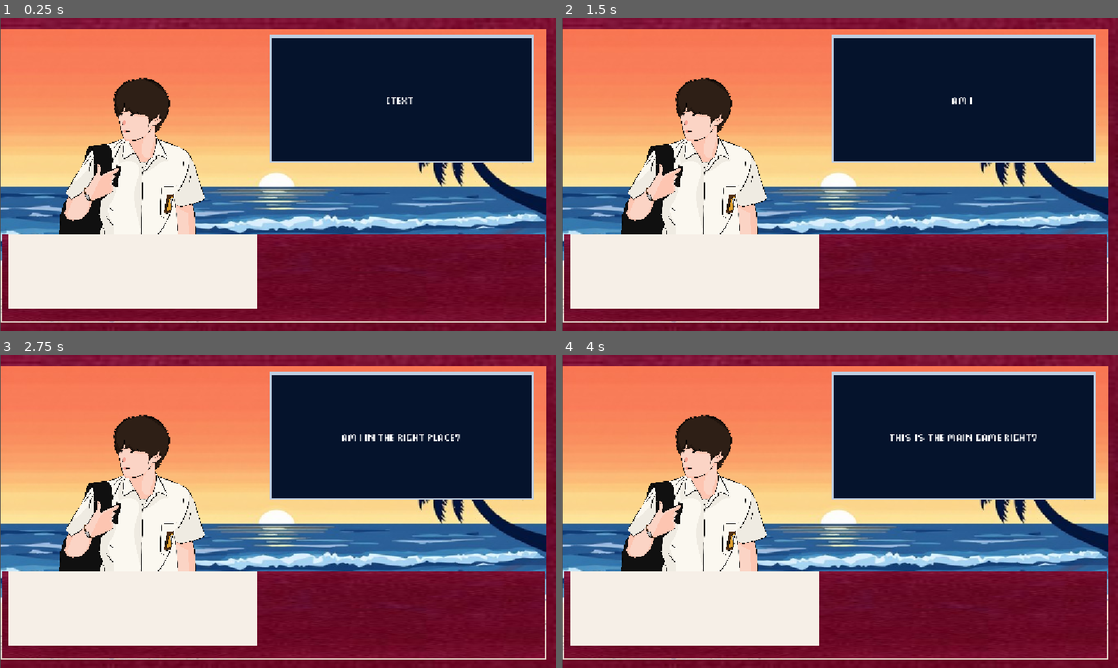
Above: before the commit, frames 1-4 (two rows, left to right).
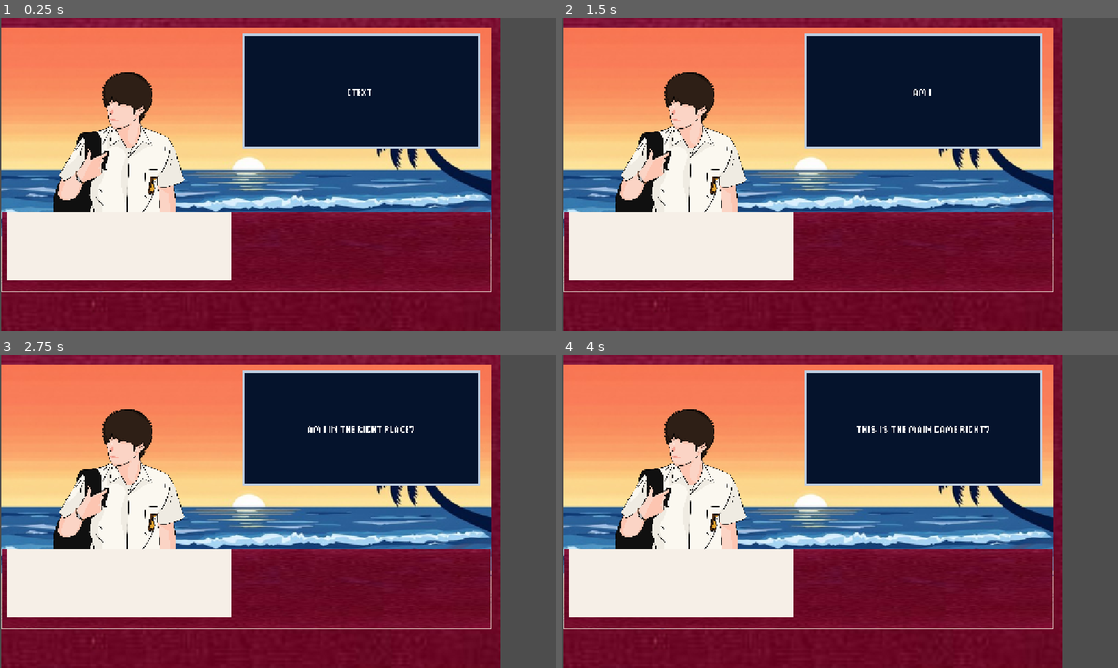
Above: after the commit, the same moments.

Repository: ButterM-40/Summer-Game-Jam-2026
Game: Godot game, scene res://src/main.tscn
The game is run twice, just before and just after one commit, with the same random seed, the same clock (stepped at 60 frames per second) and the same inputs. The engine's default icon, where the game draws it, is replaced by a stand-in: a white triangle on a blue panel in a dark square.
Inputs (mouse positions are in pixels of both pictures, inside the frame that each line leads up to):
- Up to frame 1 (0.25 s): no input
- Up to frame 2 (1.5 s): tap Enter (ui_accept) at 0.5, 0.77, 1.25 s; move the mouse to (962, 158) at 0.52 s; click (962, 158) at 0.67 s; drag from (728, 190) to (812, 237) at 1.27 s
- Up to frame 3 (2.75 s): move the mouse to (333, 442) at 2.02 s; click (333, 442) at 2.17 s
- Up to frame 4 (4 s): tap Enter (ui_accept) at 2.75, 3.77 s; drag from (812, 574) to (673, 464) at 2.77 s; move the mouse to (1006, 558) at 3.52 s; click (1006, 558) at 3.67 s

The runs differ from the first frame. In frame 1, 40% of the frame differs, in the area x 0-100%, y 0-100%; in frame 2, 40%; in frame 3, 41%; in frame 4, 41%.

Commit message:
Scoopable

Diff:
--- /dev/null
+++ b/helper/DraggableItem.tscn
@@ -0,0 +1,38 @@
+[gd_scene load_steps=3 format=3]
+
+[ext_resource type="Script" path="res://helper/draggable_item.gd" id="1_item"]
+
+[sub_resource type="StyleBoxFlat" id="StyleBoxFlat_item_box"]
+bg_color = Color(0.88, 0.89, 0.94, 1)
+border_width_left = 2
+border_width_top = 2
+border_width_right = 2
+border_width_bottom = 2
+border_color = Color(0.6, 0.6, 0.68, 1)
+corner_radius_top_left = 8
+corner_radius_top_right = 8
+corner_radius_bottom_right = 8
+corner_radius_bottom_left = 8
+
+[node name="DraggableItem" type="Panel"]
+custom_minimum_size = Vector2(80, 80)
+offset_right = 80.0
+offset_bottom = 80.0
+mouse_filter = 0
+theme_override_styles/panel = SubResource("StyleBoxFlat_item_box")
+script = ExtResource("1_item")
+
+[node name="Icon" type="TextureRect" parent="."]
+layout_mode = 1
+anchors_preset = 15
+anchor_right = 1.0
+anchor_bottom = 1.0
+offset_left = 8.0
+offset_top = 8.0
+offset_right = -8.0
+offset_bottom = -8.0
+grow_horizontal = 2
+grow_vertical = 2
+mouse_filter = 2
+expand_mode = 1
+stretch_mode = 5
--- /dev/null
+++ b/helper/draggable_item.gd
@@ -0,0 +1,65 @@
+extends Panel
+class_name DraggableItem
+
+signal topping_clicked(data: Dictionary)
+
+enum ItemType { BASE, SCOOP, TOPPING }
+
+@export var item_type: ItemType = ItemType.BASE
+@export var item_id: String = ""
+@export var texture: Texture2D:
+	set(value):
+		texture = value
+		if icon:
+			icon.texture = value
+## Must match the scale IceCreamStand applies to this item type, so the drag
+## preview is the same size/position as where it will actually land.
+@export var display_scale: float = 1.0
+## Toppings normally nestle into the seam between overlapping ice cream
+## pieces (see IceCreamStand.topping_valley_bias). Enable this for toppings
+## that should instead always sit right on the very top, like a cherry.
+@export var lands_on_peak: bool = false
+
+@onready var icon: TextureRect = $Icon
+
+
+func _ready() -> void:
+	icon.texture = texture
+
+
+func _gui_input(event: InputEvent) -> void:
+	if item_type != ItemType.TOPPING:
+		return
+	if event is InputEventMouseButton and event.button_index == MOUSE_BUTTON_LEFT and event.pressed:
+		topping_clicked.emit({
+			"type": item_type,
+			"id": item_id,
+			"texture": texture,
+			"lands_on_peak": lands_on_peak,
+		})
+
+
+## Base and scoop pieces are still placed via classic drag-and-drop. The
+## preview is centered on the cursor at full display scale, matching exactly
+## how IceCreamStand centers the piece on the drop point.
+func _get_drag_data(_at_position: Vector2) -> Variant:
+	if item_type == ItemType.TOPPING:
+		return null
+
+	var preview_size: Vector2 = texture.get_size() * display_scale
+	var preview := TextureRect.new()
+	preview.texture = texture
+	preview.size = preview_size
+	preview.position = -preview_size / 2.0
+	preview.modulate.a = 0.85
+	preview.mouse_filter = Control.MOUSE_FILTER_IGNORE
+	var wrapper := Control.new()
+	wrapper.mouse_filter = Control.MOUSE_FILTER_IGNORE
+	wrapper.add_child(preview)
+	set_drag_preview(wrapper)
+
+	return {
+		"type": item_type,
+		"id": item_id,
+		"texture": texture,
+	}
--- /dev/null
+++ b/helper/falling_topping.gd
@@ -0,0 +1,22 @@
+extends TextureRect
+class_name FallingTopping
+
+var gravity: float = 1800.0
+var rotation_speed: float = 0.0
+## Y (in the parent's local space) this node's top-left should stop falling at.
+var target_y: float = 0.0
+
+var _velocity_y: float = 0.0
+var _landed: bool = false
+
+
+func _process(delta: float) -> void:
+	if _landed:
+		return
+	_velocity_y += gravity * delta
+	position.y += _velocity_y * delta
+	rotation += rotation_speed * delta
+	if position.y >= target_y:
+		position.y = target_y
+		_landed = true
+		set_process(false)
--- /dev/null
+++ b/helper/ice_cream_stand.gd
@@ -0,0 +1,139 @@
+extends Control
+class_name IceCreamStand
+
+@export var base_scale: float = 1.15
+@export var scoop_scale: float = 1.15
+@export var topping_scale: float = 0.7
+## Y level (in this control's local space) toppings settle on when they don't land on any ice cream.
+@export var floor_y: float = 660.0
+@export var topping_gravity: float = 1800.0
+## Max spin speed (radians/sec) a falling topping is given, randomized per drop.
+@export var topping_spin_speed: float = 6.0
+## When a topping's column overlaps more than one ice cream piece, how far it
+## sinks from the tallest piece's peak toward its neighbor's top (0 = sits
+## right on the peak like before, 1 = sits fully on the neighbor). 0.5 nestles
+## it in the seam between the two so it doesn't look like it's floating on
+## top of a single scoop.
+@export_range(0.0, 1.0) var topping_valley_bias: float = 0.5
+
+var _armed_topping: Dictionary = {}
+var _armed_preview: TextureRect = null
+
+
+func _can_drop_data(_at_position: Vector2, data: Variant) -> bool:
+	return typeof(data) == TYPE_DICTIONARY and data.has("type")
+
+
+func _drop_data(at_position: Vector2, data: Variant) -> void:
+	match data["type"]:
+		DraggableItem.ItemType.BASE:
+			_place_free(data, at_position, base_scale)
+		DraggableItem.ItemType.SCOOP:
+			_place_free(data, at_position, scoop_scale)
+
+
+## Selects a topping to follow the cursor; click anywhere on the stand to
+## drop it from that exact spot, or right-click to cancel.
+func arm_topping(data: Dictionary) -> void:
+	_armed_topping = data
+	if _armed_preview == null:
+		_armed_preview = TextureRect.new()
+		_armed_preview.mouse_filter = Control.MOUSE_FILTER_IGNORE
+		_armed_preview.modulate.a = 0.85
+		add_child(_armed_preview)
+	_armed_preview.texture = data["texture"]
+	_armed_preview.size = data["texture"].get_size()
+	_armed_preview.scale = Vector2(topping_scale, topping_scale)
+	_update_armed_preview_position()
+
+
+func _process(_delta: float) -> void:
+	if _armed_preview:
+		_update_armed_preview_position()
+
+
+func _update_armed_preview_position() -> void:
+	var scaled_size: Vector2 = _armed_preview.texture.get_size() * topping_scale
+	_armed_preview.position = get_local_mouse_position() - scaled_size / 2.0
+
+
+func _gui_input(event: InputEvent) -> void:
+	if _armed_topping.is_empty():
+		return
+	if event is InputEventMouseButton and event.pressed:
+		if event.button_index == MOUSE_BUTTON_LEFT:
+			var data := _armed_topping
+			var drop_point: Vector2 = event.position
+			_cancel_armed_topping()
+			spawn_falling_topping(data, drop_point)
+		elif event.button_index == MOUSE_BUTTON_RIGHT:
+			_cancel_armed_topping()
+
+
+func _cancel_armed_topping() -> void:
+	_armed_topping = {}
+	if _armed_preview:
+		_armed_preview.queue_free()
+		_armed_preview = null
+
+
+func _make_display(data: Dictionary, scale_factor: float) -> TextureRect:
+	var display := TextureRect.new()
+	display.texture = data["texture"]
+	display.size = data["texture"].get_size()
+	display.pivot_offset = Vector2.ZERO
+	display.scale = Vector2(scale_factor, scale_factor)
+	display.mouse_filter = Control.MOUSE_FILTER_IGNORE
+	display.set_meta("item_type", data["type"])
+	return display
+
+
+func _place_free(data: Dictionary, at_position: Vector2, scale_factor: float) -> void:
+	var display := _make_display(data, scale_factor)
+	display.position = at_position - display.texture.get_size() * scale_factor / 2.0
+	add_child(display)
+
+
+## Drops the topping from wherever the cursor released it and lets it fall
+## (with a bit of tumble) until it nestles into the seam between the ice
+## cream pieces it overlaps (rather than perching on the very top of one, so
+## it doesn't look like it's floating), or settles at floor_y (the counter,
+## alongside the cone) if it doesn't fall on any ice cream at all.
+func spawn_falling_topping(data: Dictionary, start_position: Vector2) -> void:
+	var tex: Texture2D = data["texture"]
+	var tex_size: Vector2 = tex.get_size()
+	var scaled_size: Vector2 = tex_size * topping_scale
+	var drop_x: float = clamp(start_position.x, 0.0, size.x)
+
+	var falling := FallingTopping.new()
+	falling.texture = tex
+	falling.size = tex_size
+	falling.pivot_offset = tex_size / 2.0
+	falling.scale = Vector2(topping_scale, topping_scale)
+	falling.mouse_filter = Control.MOUSE_FILTER_IGNORE
+	falling.set_meta("item_type", DraggableItem.ItemType.TOPPING)
+	falling.position = Vector2(drop_x, start_position.y) - scaled_size / 2.0
+	falling.gravity = topping_gravity
+	falling.rotation_speed = randf_range(-topping_spin_speed, topping_spin_speed)
+	var use_valley: bool = not data.get("lands_on_peak", false)
+	falling.target_y = _surface_y_at(drop_x, use_valley) - scaled_size.y
+	add_child(falling)
+
+
+func _surface_y_at(drop_x: float, use_valley: bool = true) -> float:
+	var tops: Array[float] = []
+	for child in get_children():
+		if child.get_meta("item_type", DraggableItem.ItemType.TOPPING) == DraggableItem.ItemType.TOPPING:
+			continue
+		var rect := Rect2(child.position, child.texture.get_size() * child.scale)
+		if drop_x >= rect.position.x and drop_x <= rect.position.x + rect.size.x:
+			tops.append(rect.position.y)
+
+	if tops.is_empty():
+		return floor_y
+
+	tops.sort()
+	if not use_valley or tops.size() == 1:
+		return tops[0]
+
+	return lerp(tops[0], tops[1], topping_valley_bias)
--- a/project.godot
+++ b/project.godot
@@ -17,6 +17,8 @@
 
 [display]
 
+window/size/viewport_width=1280
+window/size/viewport_height=720
 window/stretch/mode="canvas_items"
 window/stretch/aspect="expand"
 
--- /dev/null
+++ b/src/u_game_main.gd
@@ -0,0 +1 @@
+extends Control
--- /dev/null
+++ b/template.gd
@@ -0,0 +1,21 @@
+extends Control
+
+@onready var stand: IceCreamStand = $Stand
+
+
+func _ready() -> void:
+	for item in _find_draggable_items(self):
+		item.topping_clicked.connect(_on_topping_clicked)
+
+
+func _on_topping_clicked(data: Dictionary) -> void:
+	stand.arm_topping(data)
+
+
+func _find_draggable_items(node: Node) -> Array:
+	var result: Array = []
+	for child in node.get_children():
+		if child is DraggableItem:
+			result.append(child)
+		result.append_array(_find_draggable_items(child))
+	return result
--- /dev/null
+++ b/template.tscn
@@ -0,0 +1,247 @@
+[gd_scene format=3 uid="uid://baoq2m7711y7u"]
+
+[ext_resource type="Script" uid="uid://dnkv5ip6kbphb" path="res://template.gd" id="1_dejbu"]
+[ext_resource type="Script" uid="uid://dt5t785hwf0y3" path="res://helper/ice_cream_stand.gd" id="2_stand"]
+[ext_resource type="PackedScene" path="res://helper/DraggableItem.tscn" id="3_item"]
+[ext_resource type="Texture2D" uid="uid://c5q3vs2owi8u3" path="res://assets/ice_cream_art/cone.png" id="4_cone"]
+[ext_resource type="Texture2D" uid="uid://dpp3sw1mr7pc" path="res://assets/ice_cream_art/cup.png" id="5_cup"]
+[ext_resource type="Texture2D" uid="uid://bcm4hrxejthak" path="res://assets/ice_cream_art/vanilla_scoop.png" id="6_vanilla"]
+[ext_resource type="Texture2D" uid="uid://f2tajjn4mgrn" path="res://assets/ice_cream_art/banana_scoop.png" id="7_banana"]
+[ext_resource type="Texture2D" uid="uid://hpf01pu5ib6s" path="res://assets/ice_cream_art/chocolate_scoop.png" id="8_chocolate"]
+[ext_resource type="Texture2D" uid="uid://cnpelxsp7q3d7" path="res://assets/ice_cream_art/neopolitan_scoop.png" id="9_neopolitan"]
+[ext_resource type="Texture2D" uid="uid://6b3pcetcyc1f" path="res://assets/ice_cream_art/strawberry_scoop.png" id="10_strawberry"]
+[ext_resource type="Texture2D" uid="uid://4ecb8ncapm5n" path="res://assets/ice_cream_art/toppings/cherry.png" id="11_cherry"]
+[ext_resource type="Texture2D" uid="uid://cdc4us8apyl6f" path="res://assets/ice_cream_art/toppings/sprinkles.png" id="12_sprinkles"]
+[ext_resource type="Texture2D" uid="uid://v0x8uno71spr" path="res://assets/ice_cream_art/toppings/choclates.png" id="13_choclates"]
+[ext_resource type="Texture2D" uid="uid://bma87gu76tx12" path="res://assets/ice_cream_art/toppings/gummy_bears.png" id="14_gummybears"]
+[ext_resource type="Texture2D" uid="uid://cooep6pi2f7l6" path="res://assets/ice_cream_art/toppings/marshmallows.png" id="15_marshmallows"]
+
+[sub_resource type="AtlasTexture" id="Atlas_cone"]
+atlas = ExtResource("4_cone")
+region = Rect2(410, 523, 123, 138)
+
+[sub_resource type="AtlasTexture" id="Atlas_cup"]
+atlas = ExtResource("5_cup")
+region = Rect2(58, 122, 139, 107)
+
+[sub_resource type="AtlasTexture" id="Atlas_vanilla"]
+atlas = ExtResource("6_vanilla")
+region = Rect2(402, 290, 139, 139)
+
+[sub_resource type="AtlasTexture" id="Atlas_banana"]
+atlas = ExtResource("7_banana")
+region = Rect2(402, 338, 139, 139)
+
+[sub_resource type="AtlasTexture" id="Atlas_chocolate"]
+atlas = ExtResource("8_chocolate")
+region = Rect2(402, 434, 139, 139)
+
+[sub_resource type="AtlasTexture" id="Atlas_neopolitan"]
+atlas = ExtResource("9_neopolitan")
+region = Rect2(402, 242, 139, 139)
+
+[sub_resource type="AtlasTexture" id="Atlas_strawberry"]
+atlas = ExtResource("10_strawberry")
+region = Rect2(402, 386, 139, 139)
+
+[sub_resource type="AtlasTexture" id="Atlas_cherry"]
+atlas = ExtResource("11_cherry")
+region = Rect2(56, 16, 31, 43)
+
+[sub_resource type="AtlasTexture" id="Atlas_sprinkles"]
+atlas = ExtResource("12_sprinkles")
+region = Rect2(20, 52, 103, 51)
+
+[sub_resource type="AtlasTexture" id="Atlas_choclates"]
+atlas = ExtResource("13_choclates")
+region = Rect2(21, 56, 97, 46)
+
+[sub_resource type="AtlasTexture" id="Atlas_gummybears"]
+atlas = ExtResource("14_gummybears")
+region = Rect2(24, 54, 91, 59)
+
+[sub_resource type="AtlasTexture" id="Atlas_marshmallows"]
+atlas = ExtResource("15_marshmallows")
+region = Rect2(16, 52, 107, 55)
+
+[sub_resource type="StyleBoxFlat" id="StyleBoxFlat_section"]
+bg_color = Color(1, 1, 1, 0)
+border_width_left = 2
+border_width_top = 2
+border_width_right = 2
+border_width_bottom = 2
+border_color = Color(0.7, 0.72, 0.78, 1)
+corner_radius_top_left = 10
+corner_radius_top_right = 10
+corner_radius_bottom_right = 10
+corner_radius_bottom_left = 10
+content_margin_left = 12.0
+content_margin_top = 10.0
+content_margin_right = 12.0
+content_margin_bottom = 12.0
+
+[node name="Template" type="Control"]
+anchors_preset = 15
+anchor_right = 1.0
+anchor_bottom = 1.0
+grow_horizontal = 2
+grow_vertical = 2
+script = ExtResource("1_dejbu")
+
+[node name="Background" type="ColorRect" parent="."]
+anchors_preset = 15
+anchor_right = 1.0
+anchor_bottom = 1.0
+grow_horizontal = 2
+grow_vertical = 2
+color = Color(0.9490196, 0.9490196, 0.972549, 0)
+
+[node name="Stand" type="Control" parent="."]
+anchor_right = 1.0
+anchor_bottom = 1.0
+offset_right = -320.0
+grow_horizontal = 2
+grow_vertical = 2
+script = ExtResource("2_stand")
+
+[node name="TrayPanel" type="ColorRect" parent="."]
+anchors_preset = 11
+anchor_left = 1.0
+anchor_right = 1.0
+anchor_bottom = 1.0
+offset_left = -320.0
+grow_horizontal = 0
+grow_vertical = 2
+color = Color(0.85882354, 0.85882354, 0.8901961, 0)
+
+[node name="Scroll" type="ScrollContainer" parent="TrayPanel"]
+anchor_right = 1.0
+anchor_bottom = 1.0
+grow_horizontal = 2
+grow_vertical = 2
+horizontal_scroll_mode = 0
+
+[node name="VBox" type="VBoxContainer" parent="TrayPanel/Scroll"]
+custom_minimum_size = Vector2(304, 0)
+layout_mode = 2
+theme_override_constants/separation = 14
+
+[node name="ToppingArea" type="PanelContainer" parent="TrayPanel/Scroll/VBox"]
+layout_mode = 2
+theme_override_styles/panel = SubResource("StyleBoxFlat_section")
+
+[node name="VBox" type="VBoxContainer" parent="TrayPanel/Scroll/VBox/ToppingArea"]
+layout_mode = 2
+theme_override_constants/separation = 8
+
+[node name="ToppingGrid" type="GridContainer" parent="TrayPanel/Scroll/VBox/ToppingArea/VBox"]
+layout_mode = 2
+theme_override_constants/h_separation = 12
+theme_override_constants/v_separation = 12
+columns = 3
+
+[node name="CherryItem" parent="TrayPanel/Scroll/VBox/ToppingArea/VBox/ToppingGrid" instance=ExtResource("3_item")]
+layout_mode = 2
+texture = SubResource("Atlas_cherry")
+item_type = 2
+item_id = "cherry"
+lands_on_peak = true
+
+[node name="SprinklesItem" parent="TrayPanel/Scroll/VBox/ToppingArea/VBox/ToppingGrid" instance=ExtResource("3_item")]
+layout_mode = 2
+texture = SubResource("Atlas_sprinkles")
+item_type = 2
+item_id = "sprinkles"
+
+[node name="ChoclatesItem" parent="TrayPanel/Scroll/VBox/ToppingArea/VBox/ToppingGrid" instance=ExtResource("3_item")]
+layout_mode = 2
+texture = SubResource("Atlas_choclates")
+item_type = 2
+item_id = "chocolates"
+
+[node name="GummyBearsItem" parent="TrayPanel/Scroll/VBox/ToppingArea/VBox/ToppingGrid" instance=ExtResource("3_item")]
+layout_mode = 2
+texture = SubResource("Atlas_gummybears")
+item_type = 2
+item_id = "gummy_bears"
+
+[node name="MarshmallowsItem" parent="TrayPanel/Scroll/VBox/ToppingArea/VBox/ToppingGrid" instance=ExtResource("3_item")]
+layout_mode = 2
+texture = SubResource("Atlas_marshmallows")
+item_type = 2
+item_id = "marshmallows"
+
+[node name="ScoopArea" type="PanelContainer" parent="TrayPanel/Scroll/VBox"]
+layout_mode = 2
+theme_override_styles/panel = SubResource("StyleBoxFlat_section")
+
+[node name="VBox" type="VBoxContainer" parent="TrayPanel/Scroll/VBox/ScoopArea"]
+layout_mode = 2
+theme_override_constants/separation = 8
+
+[node name="ScoopGrid" type="GridContainer" parent="TrayPanel/Scroll/VBox/ScoopArea/VBox"]
+layout_mode = 2
+theme_override_constants/h_separation = 12
+theme_override_constants/v_separation = 12
+columns = 3
+
+[node name="VanillaItem" parent="TrayPanel/Scroll/VBox/ScoopArea/VBox/ScoopGrid" instance=ExtResource("3_item")]
+layout_mode = 2
+texture = SubResource("Atlas_vanilla")
+item_type = 1
+item_id = "vanilla"
+display_scale = 1.15
+
+[node name="BananaItem" parent="TrayPanel/Scroll/VBox/ScoopArea/VBox/ScoopGrid" instance=ExtResource("3_item")]
+layout_mode = 2
+texture = SubResource("Atlas_banana")
+item_type = 1
+item_id = "banana"
+display_scale = 1.15
+
+[node name="ChocolateItem" parent="TrayPanel/Scroll/VBox/ScoopArea/VBox/ScoopGrid" instance=ExtResource("3_item")]
+layout_mode = 2
+texture = SubResource("Atlas_chocolate")
+item_type = 1
+item_id = "chocolate"
+display_scale = 1.15
+
+[node name="NeopolitanItem" parent="TrayPanel/Scroll/VBox/ScoopArea/VBox/ScoopGrid" instance=ExtResource("3_item")]
+layout_mode = 2
+texture = SubResource("Atlas_neopolitan")
+item_type = 1
+item_id = "neopolitan"
+display_scale = 1.15
+
+[node name="StrawberryItem" parent="TrayPanel/Scroll/VBox/ScoopArea/VBox/ScoopGrid" instance=ExtResource("3_item")]
+layout_mode = 2
+texture = SubResource("Atlas_strawberry")
+item_type = 1
+item_id = "strawberry"
+display_scale = 1.15
+
+[node name="BaseArea" type="PanelContainer" parent="TrayPanel/Scroll/VBox"]
+layout_mode = 2
+theme_override_styles/panel = SubResource("StyleBoxFlat_section")
+
+[node name="VBox" type="VBoxContainer" parent="TrayPanel/Scroll/VBox/BaseArea"]
+layout_mode = 2
+theme_override_constants/separation = 8
+
+[node name="BaseRow" type="HBoxContainer" parent="TrayPanel/Scroll/VBox/BaseArea/VBox"]
+layout_mode = 2
+theme_override_constants/separation = 12
+
+[node name="ConeItem" parent="TrayPanel/Scroll/VBox/BaseArea/VBox/BaseRow" instance=ExtResource("3_item")]
+layout_mode = 2
+texture = SubResource("Atlas_cone")
+item_type = 0
+item_id = "cone"
+display_scale = 1.15
+
+[node name="CupItem" parent="TrayPanel/Scroll/VBox/BaseArea/VBox/BaseRow" instance=ExtResource("3_item")]
+layout_mode = 2
+texture = SubResource("Atlas_cup")
+item_type = 0
+item_id = "cup"
+display_scale = 1.15
Not shown, added: assets/ice_cream_art/banana_scoop.png.import
Not shown, added: assets/ice_cream_art/chocolate_scoop.png.import
Not shown, added: assets/ice_cream_art/cone.png.import
Not shown, added: assets/ice_cream_art/cup.png.import
Not shown, added: assets/ice_cream_art/ice_cream_cone2.png.import
Not shown, added: assets/ice_cream_art/ice_cream_cup.png.import
Not shown, added: assets/ice_cream_art/neopolitan_scoop.png.import
Not shown, added: assets/ice_cream_art/strawberry_scoop.png.import
Not shown, added: assets/ice_cream_art/toppings/all_toppings.png.import
Not shown, added: assets/ice_cream_art/toppings/cherry.png.import
Not shown, added: assets/ice_cream_art/toppings/choclates.png.import
Not shown, added: assets/ice_cream_art/toppings/gummy_bears.png.import
(and 9 more such lines)
